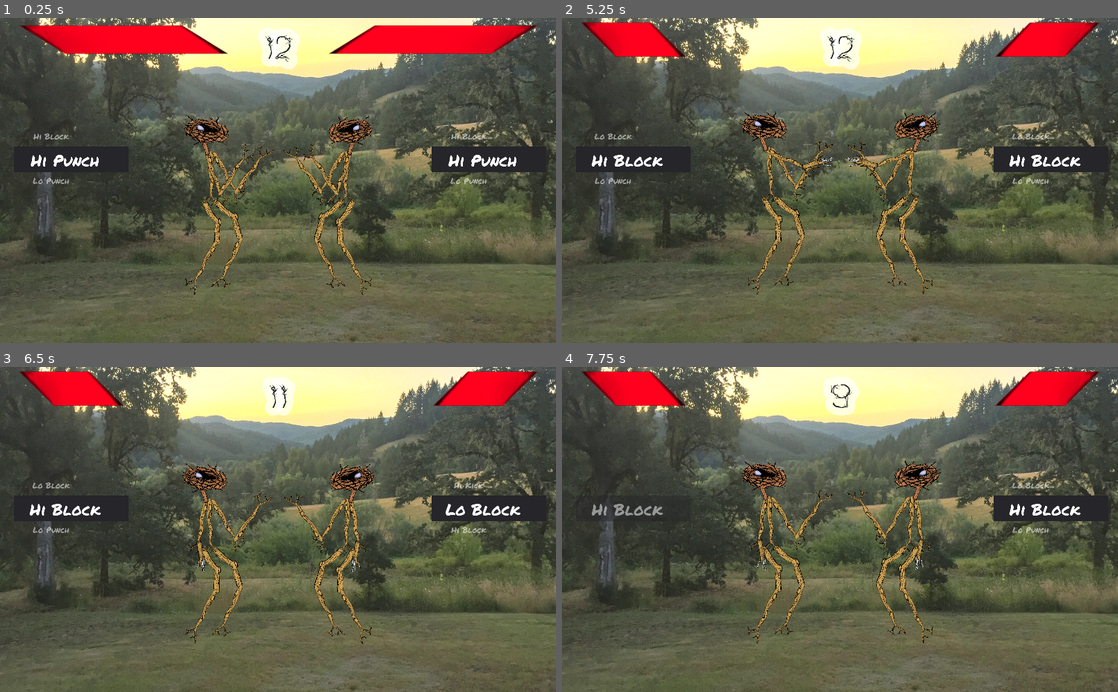
Above: before the commit, frames 1-4 (two rows, left to right).
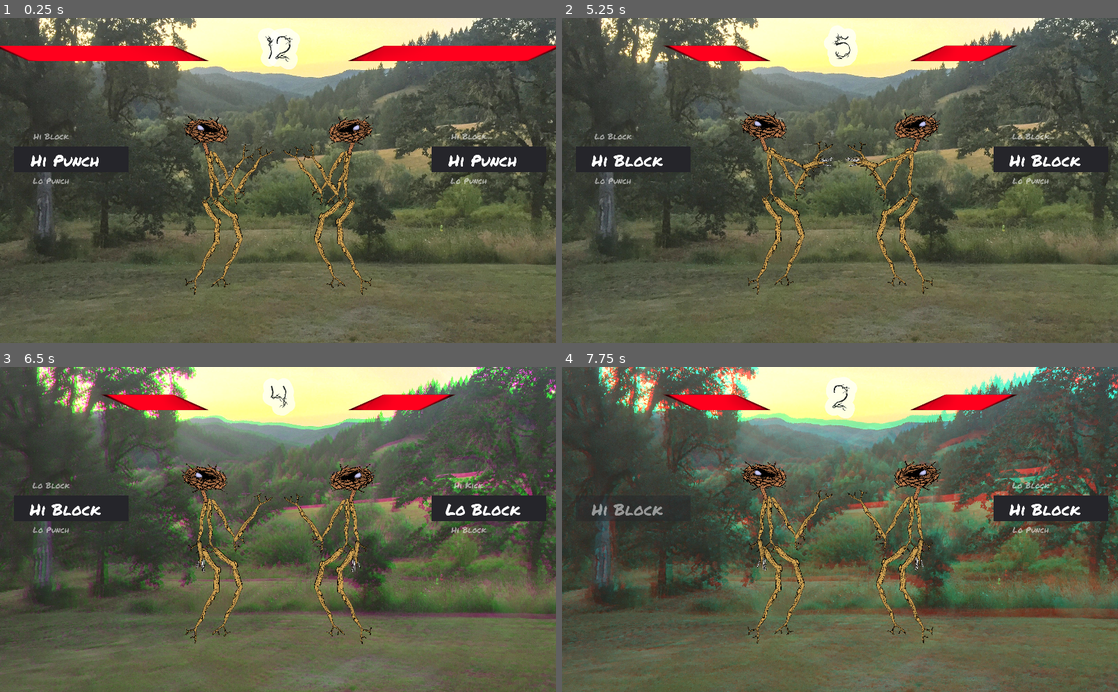
Above: after the commit, the same moments.

Repository: thesage1014/pigsSSJomt
Game: Godot game, scene res://sticky.tscn
The game is run twice, just before and just after one commit, with the same random seed, the same clock (stepped at 60 frames per second) and the same inputs.
Inputs:
- Up to frame 1 (0.25 s): no input
- Up to frame 2 (5.25 s): hold Left (p1_a) 0.53-1.28 s; tap Up (p1_b) at 1.35 s; hold Down (p1_c) 2.03-2.78 s; tap A (p2_a) at 2.85 s; hold E (p2_b) 3.53-4.28 s; tap D (p2_c) at 4.35 s; hold Left (p1_a) from 5.03 s (still down)
- Up to frame 3 (6.5 s): release Left (p1_a) at 5.78 s; tap Up (p1_b) at 5.85 s
- Up to frame 4 (7.75 s): hold Down (p1_c) 6.53-7.28 s; tap A (p2_a) at 7.35 s

The runs differ from the first frame. In frame 1, 6.2% of the frame differs, in the area x 0-100%, y 2-14%; in frame 2, 4.3%; in frame 3, 14%; in frame 4, 22%, in the area x 0-100%, y 0-100%.

Commit message:
Superb Owl
Owl Resurrection now triggers correctly
also blocking high or low matters

Diff:
--- a/Fighter.tscn
+++ b/Fighter.tscn
@@ -1387,12 +1387,10 @@
 
 [node name="HealthBar" type="NinePatchRect" parent="."]
 modulate = Color( 1, 0, 0.113725, 1 )
-margin_left = -1071.0
-margin_top = -805.0
-margin_right = -301.0
-margin_bottom = -615.0
-rect_scale = Vector2( -1, -1 )
-rect_pivot_offset = Vector2( 886.182, -0.675842 )
+margin_top = -900.0
+margin_right = 1000.0
+margin_bottom = -700.0
+rect_scale = Vector2( 0.8, 0.5 )
 texture = ExtResource( 2 )
 patch_margin_left = 170
 patch_margin_top = 43
@@ -1405,6 +1403,7 @@
 margin_top = -504.577
 margin_right = 731.185
 margin_bottom = -411.577
+rect_scale = Vector2( 1, 1 )
 rect_pivot_offset = Vector2( 203.903, 44.2925 )
 player = NodePath("..")
 
--- a/scripts/AttackRoller.gd
+++ b/scripts/AttackRoller.gd
@@ -11,7 +11,7 @@
 # Called when the node enters the scene tree for the first time.
 func _ready():
 	player.connect("on_update_roller", self, "update_roller")
-	if(player.playerNumber == 1):
+	if(player.playerNumber == 2):
 		rect_scale *= Vector2(-1,1)
 
 
--- a/scripts/BattleTimer.gd
+++ b/scripts/BattleTimer.gd
@@ -30,13 +30,14 @@
 	else:
 		#$Spinner.visible = false
 		$Spinner.modulate.a = 0
+		timePerRound = 12
 		get_parent().get_node("background")._reset()
 
 
 func triggerAttack():
 	emit_signal("on_timed_attack")
 	if(timePerRound > 1.5):
-		timePerRound *= .9
+		timePerRound *= .3
 	timeLeft = timePerRound+1
 	playerChose = 0
 
--- a/scripts/Fighter1.gd
+++ b/scripts/Fighter1.gd
@@ -14,7 +14,7 @@
 				['kickL','Lo Kick',30]
 				]
 var WriggleAnim = ['wriggle','wriggle',0]
-var OMTAnim = ['OMT','One More Time', 0]
+var OMTAnim = ['OMT','One More Time', -100]
 onready var hpStartSize = get_node("HealthBar").rect_size
 export(NodePath) onready var enemy = get_node(enemy)
 export var playerNumber = 1
@@ -27,21 +27,20 @@
 signal on_send_attack
 var removingMove = false
 var sendingAttack = false
+
+onready var anim = $Skeleton/AnimationPlayer
 #export(NodePath) onready var timer = get_node("Timer")
 # Called when the node enters the scene tree for the first time.
 func _ready():
-	#moveCount = MoveList.size() -1 # for some reason it counts size from 1 but calls array members from 0, so calling array[array.size] causes a crash
-	#print("move count: ", moveCount)
-	#var animList = get_node("Skeleton/AnimationPlayer").get_animation_list()
-	#MoveList = animList
 
+	#Set inputs per player
 	if playerNumber == 1 :
 		btn = ['p1_a','p1_b','p1_c']
 	elif playerNumber == 2:
-#		get_node("Skeleton/Torso/neck/head").frame = 1
 		btn = ['p2_a','p2_b','p2_c']
 	#reset pose
-	get_node("Skeleton/AnimationPlayer").current_animation = "resetLimbs"
+	anim.current_animation = "resetLimbs"
+
 
 func _input(event):
 	CheckLength()
@@ -59,15 +58,16 @@
 	CheckLength()
 
 func sendAttack():
+	print_debug(playerNumber, " throwing ", MoveList[nextMove][1])
 	CheckLength()
 	emit_signal("on_send_attack")
 	alreadySelected = false
 	if MoveList.size() > 0:
 		#print(MoveList)
-		if MoveList[0][0] == "OMT":
+		if MoveList[nextMove][0] == "OMT":
 			print("omt")
-			$Skeleton/AnimationPlayer.clear_queue()
-			self.get_node("Skeleton/AnimationPlayer").current_animation = "OMT"
+			anim.clear_queue()
+			anim.current_animation = "OMT"
 			self.MoveList = [
 				['punchR','Lo Punch',30],
 				['punchL','Hi Punch',50],
@@ -76,10 +76,10 @@
 				['kickR','Hi Kick',50],
 				['kickL','Lo Kick',30]
 				]
-			self.hitPoints = 100.0
+			self.TakeDamage(OMTAnim)
 		else:
-			enemy.TakeDamage(MoveList[nextMove][2])
-		get_node("Skeleton/AnimationPlayer").current_animation = MoveList[nextMove][0]
+			enemy.TakeDamage(MoveList[nextMove])
+			anim.current_animation = MoveList[nextMove][0]
 
 		removingMove = true
 		if MoveList.size() == 1 or hitPoints <= 0:
@@ -90,27 +90,41 @@
 func CheckLength():
 	if MoveList.size() == 0:
 		MoveList.append(WriggleAnim)
+#		nextMove = 0
+
+	if nextMove > MoveList.size()-1:
 		nextMove = 0
-	else:
-		if nextMove > MoveList.size()-1:
-			nextMove = 0
-		elif nextMove < 0:
-			nextMove = MoveList.size()-1
+	elif nextMove < 0:
+		nextMove = MoveList.size()-1
 
-func TakeDamage(damage):
-	if(not MoveList[nextMove][0].begins_with("block")):
-		hitPoints -= damage
-	if hitPoints <= 0:
-		get_node("HealthBar").visible = false
-	else:
-		get_node("HealthBar").visible = true
-		get_node("HealthBar").rect_size = hpStartSize * Vector2(hitPoints/100.0,1)
+func TakeDamage(attack):
+	var enemyAttack = attack[1]
+	var damage = attack[2]
+	var myAttack = MoveList[nextMove][1]
+	#if(not MoveList[nextMove][0].begins_with("block")):
+	print_debug("player ", playerNumber, " facing ", damage, "damage from a ", enemyAttack)
+	if myAttack.ends_with("Block"):
+		if myAttack.begins_with("Hi") && enemyAttack.begins_with("Hi"):
+			print_debug("player ", playerNumber, "blocking High!")
+			damage = 0
+		if myAttack.begins_with("Lo") && enemyAttack.begins_with("Lo"):
+			print_debug("player ", playerNumber, "blocking High!")
+			damage = 0
+	print_debug("player ", playerNumber, " taking ", damage, "damage!")
+	hitPoints -= damage
+	clamp(damage,0, 100)
+#	if hitPoints <= 0:
+#		get_node("HealthBar").visible = false
+#	else:
+#		get_node("HealthBar").visible = true
+		#get_node("HealthBar").rect_size = hpStartSize * Vector2(hitPoints/100.0,1)
+	get_node("HealthBar").rect_size.x = hitPoints*10
 	#print(hpStartSize * Vector2(hitPoints/100,1))
 	print("player ", playerNumber, " has ", hitPoints, "hp")
 	return hitPoints
 
 func _process(delta):
-	get_node("Skeleton/AnimationPlayer").playback_speed = rand_range(.8,1.7)
+	anim.playback_speed = rand_range(.8,1.7)
 	if(removingMove):
 		MoveList.remove(nextMove)
 		removingMove = false
